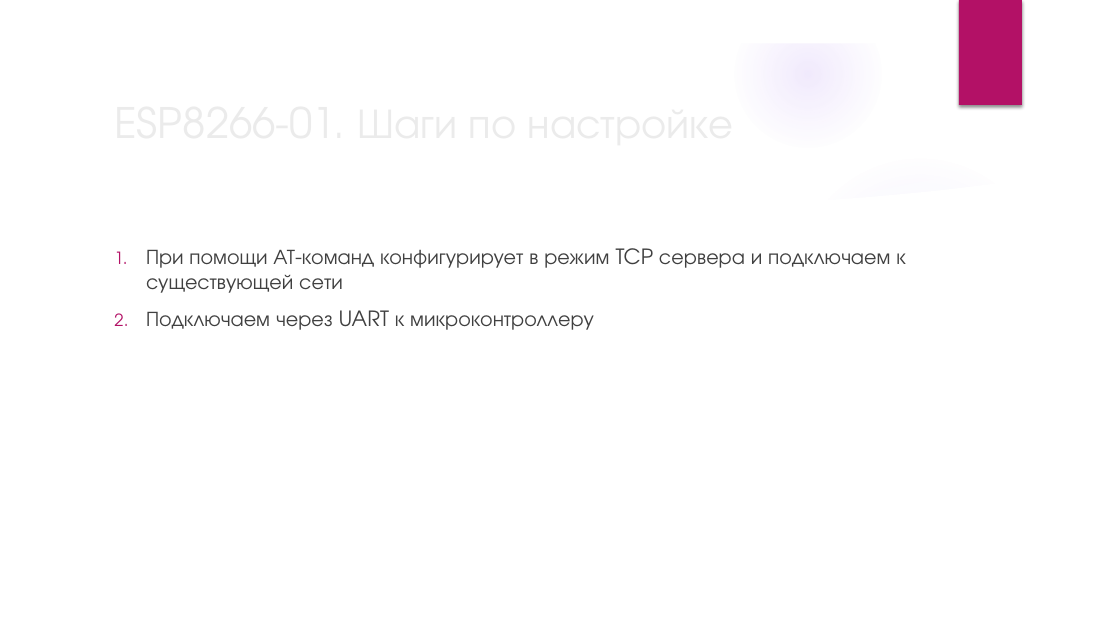
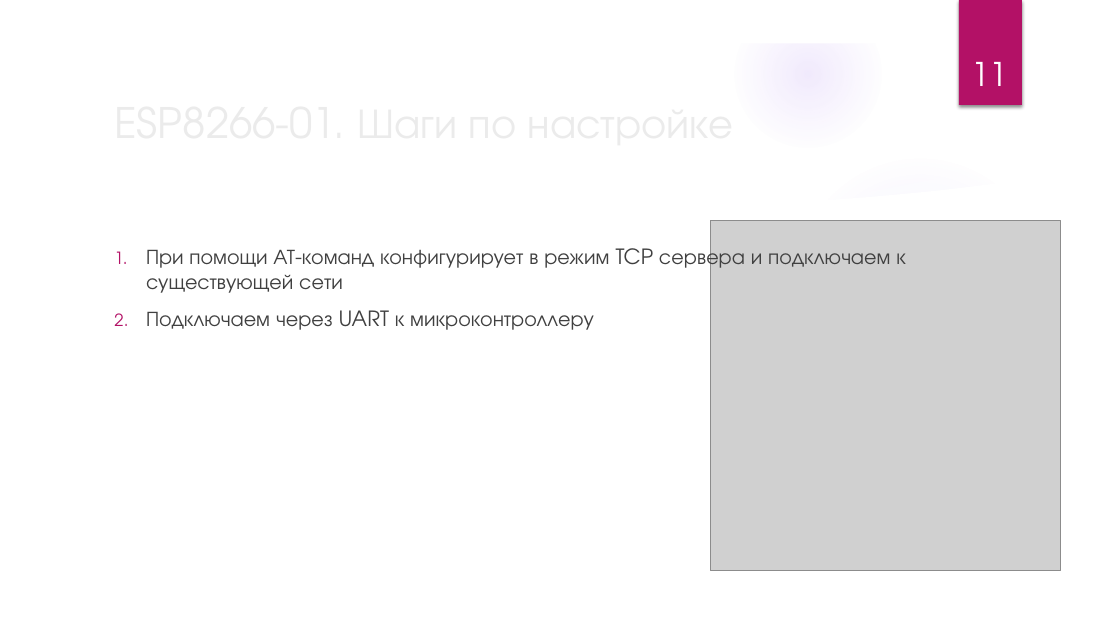
Before and after one commit to VitSaf/kursovaya, a slide deck: slide 11 of диплом.pptx (slide 9 before the commit). Drawn at 1120x630 pixels with LibreOffice and Linux fonts; fonts in the diff are those of the drawing; grey boxes stand for pictures; background and template pictures are left out. Boxes give left, top, right and bottom in pixels: in the first picture for what was removed or moved away, otherwise in the second. Text is boxed around its words. In the diff, an @@ line names an element or a change of style, - is before the commit and + after.

```diff
--- a/диплом.pptx
+++ b/диплом.pptx
@@ page number added at (971, 62, 1007, 86), 28 pt, text #FFFFFF @@
+11
@@ picture added at (710, 220, 1060, 571) @@
```
Also in this commit, not shown: 13 other slides changed, 1 other file.
